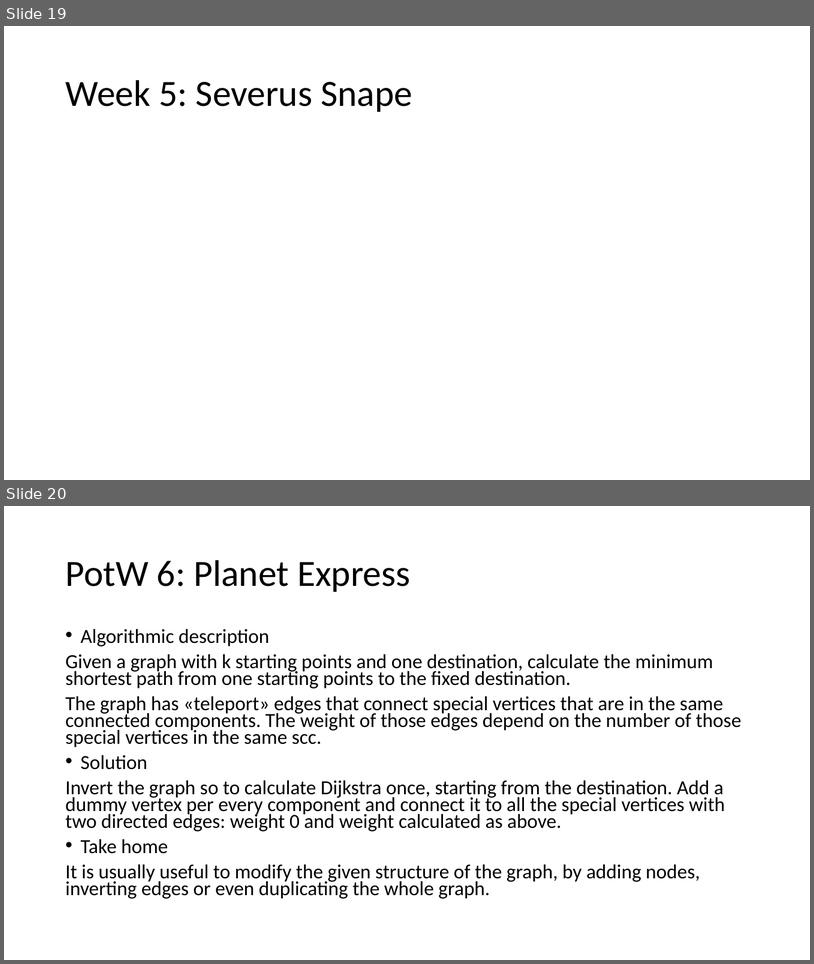
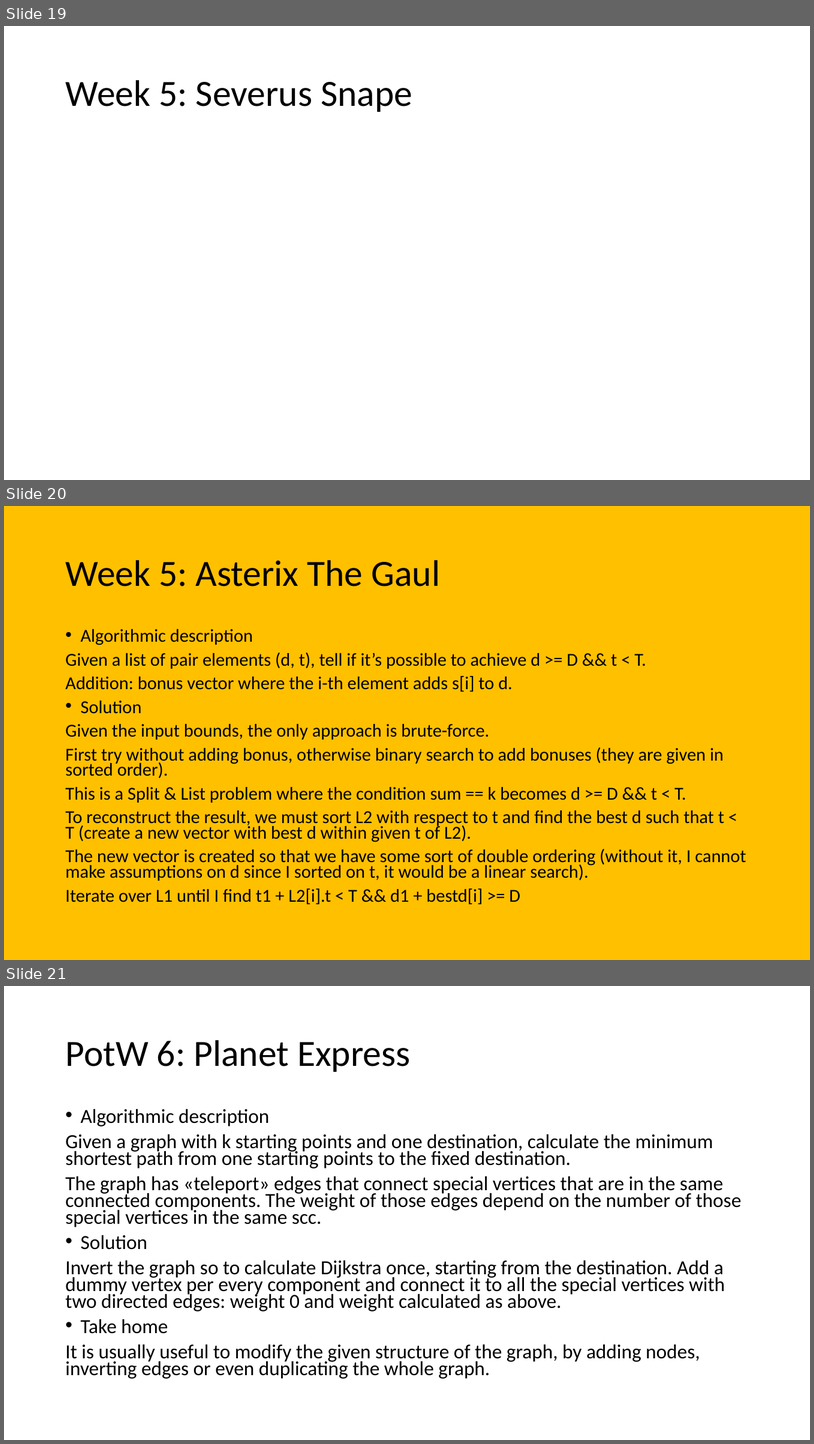
Before and after one commit to giacomocamposampiero/algolab, a slide deck: Recap.pptx. Shown one above the other, each under a label of ours: slides 19 and 20 before the commit, slides 19, 20 and 21 after it. The pictures are 814x964 and 814x1444 pixels, drawn with LibreOffice and Linux fonts; fonts in the diff are those of the drawing; grey boxes stand for pictures. Boxes give left, top, right and bottom in pixels: in the first picture for what was removed or moved away, otherwise in the second. Text is boxed around its words. In the diff, an @@ line names an element or a change of style, - is before the commit and + after.

```diff
--- a/Recap.pptx
+++ b/Recap.pptx
@@ slide 20 added at [4, 506, 810, 960], background #FFC000 @@
@@ title added at [65, 560, 440, 586], 44 pt, text #000000 @@
+Week 5: Asterix The Gaul
@@ text added at [65, 629, 746, 904], 21.7 pt, text #000000 @@
+• Algorithmic description
+Given a list of pair elements (d, t), tell if it’s possible to achieve d >= D && t < T.
+Addition: bonus vector where the i-th element adds s[i] to d.
+• Solution
+Given the input bounds, the only approach is brute-force.
+First try without adding bonus, otherwise binary search to add bonuses (they are given in sorted order).
+This is a Split & List problem where the condition sum == k becomes d >= D && t < T.
+To reconstruct the result, we must sort L2 with respect to t and find the best d such that t < T (create a new vector with best d within given t of L2).
+The new vector is created so that we have some sort of double ordering (without it, I cannot make assumptions on d since I sorted on t, it would be a linear search).
+Iterate over L1 until I find t1 + L2[i].t < T && d1 + bestd[i] >= D
@@ what was slide 20 is now slide 21 @@
```
Also in this commit, not shown: 1 slide changed, 2 other slides added, 3 other files.
